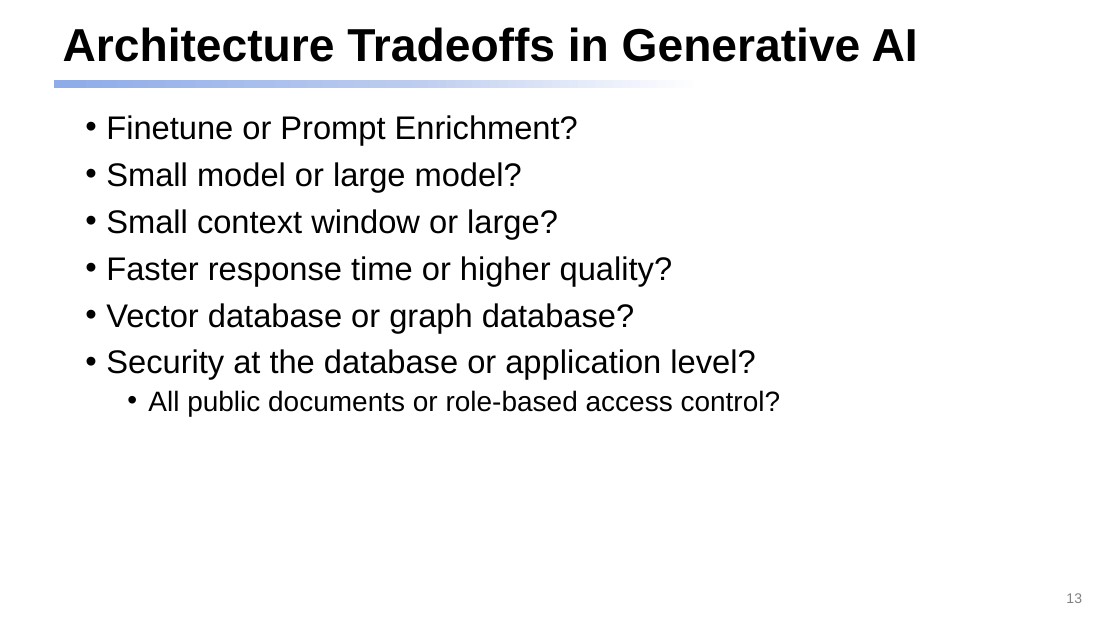
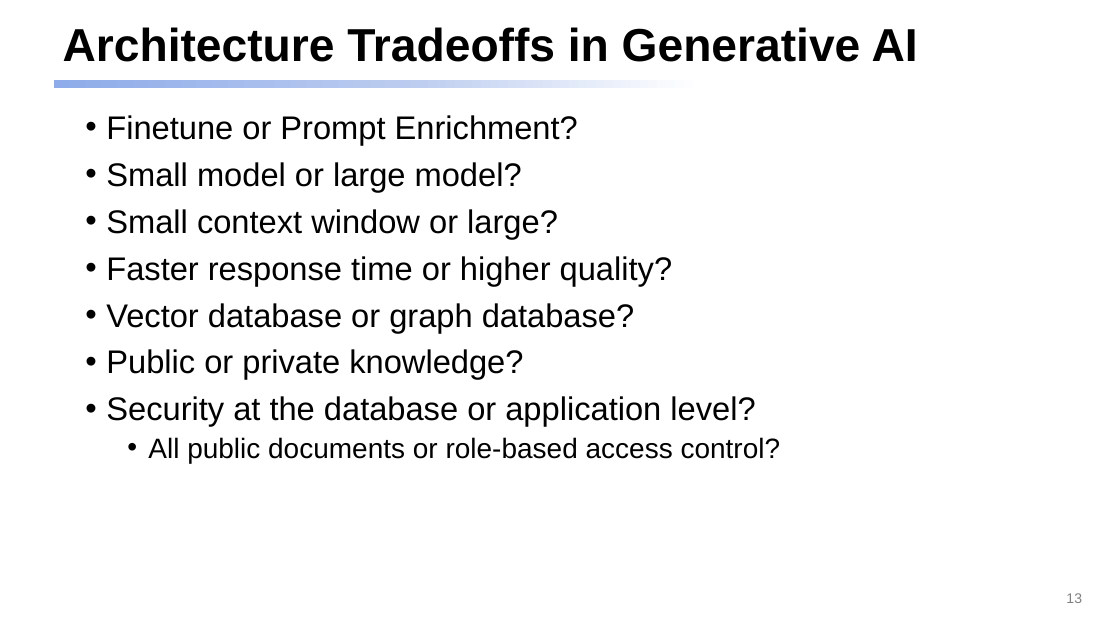
Before and after one commit to dmccreary/genai-arch-patterns, a slide deck: slide 13 of slides/MACC-Names.pptx. Drawn at 1120x630 pixels with LibreOffice and Linux fonts; fonts in the diff are those of the drawing. Boxes give left, top, right and bottom in pixels: in the first picture for what was removed or moved away, otherwise in the second. Text is boxed around its words. In the diff, an @@ line names an element or a change of style, - is before the commit and + after.

```diff
--- a/slides/MACC-Names.pptx
+++ b/slides/MACC-Names.pptx
@@ text at [106, 349, 523, 379]: paragraph added @@
+• Public or private knowledge?
```
Also in this commit, not shown: 1 other slide changed.
